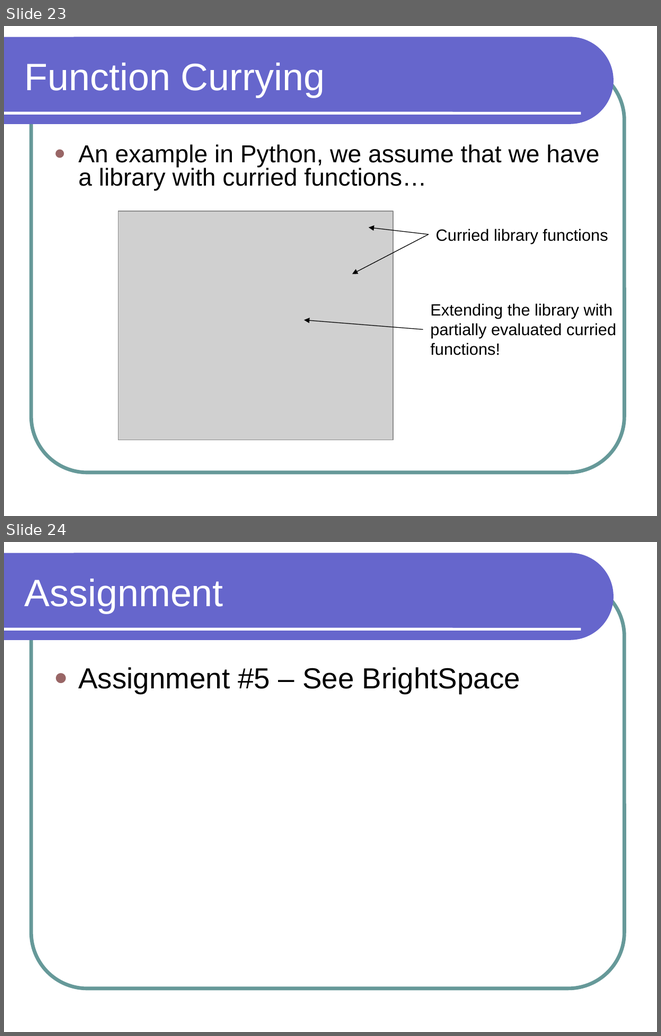
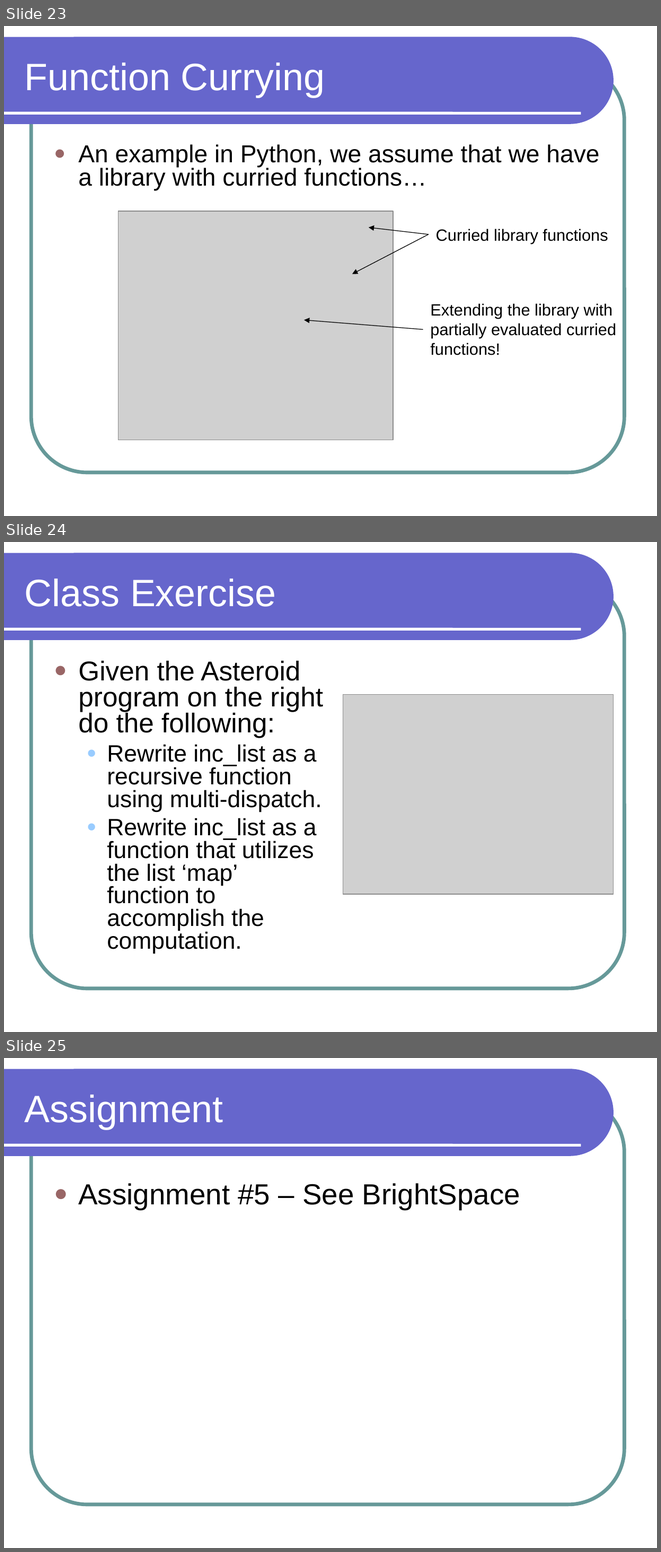
Before and after one commit to lutzhamel/CSC301, a slide deck: notes/csc301-ln014.ppt. Shown one above the other, each under a label of ours: slides 23 and 24 before the commit, slides 23, 24 and 25 after it. The pictures are 661x1036 and 661x1552 pixels, drawn with LibreOffice and Linux fonts; fonts in the diff are those of the drawing; grey boxes stand for pictures. Boxes give left, top, right and bottom in pixels: in the first picture for what was removed or moved away, otherwise in the second. Text is boxed around its words. In the diff, an @@ line names an element or a change of style, - is before the commit and + after.

```diff
--- a/notes/csc301-ln014.ppt
+++ b/notes/csc301-ln014.ppt
@@ slide 24 added at [4, 542, 657, 1032], background #FFFFFF; not listed: 3 template elements that a slide beside it also shows @@
@@ title added at [25, 579, 276, 607], 42 pt, text #FFFFFF @@
+Class Exercise
@@ text added at [78, 660, 323, 953], 26 pt, text #000000 @@
+● Given the Asteroid program on the right do the following:
+  ● Rewrite inc_list as a recursive function using multi-dispatch.
+  ● Rewrite inc_list as a function that utilizes the list ‘map’ function to accomplish the computation.
@@ picture added at [343, 694, 613, 894] @@
@@ what was slide 24 is now slide 25 @@
```
Also in this commit, not shown: 2 other files.
